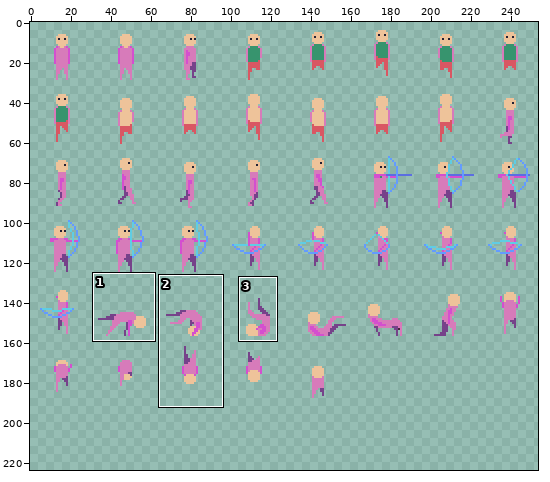
Sprite sheet: testgame/www/assets/spritesheets/pawn.png. The first picture is a wide view before the edit; the outline marks the close-up.
Close-up. The starting point:
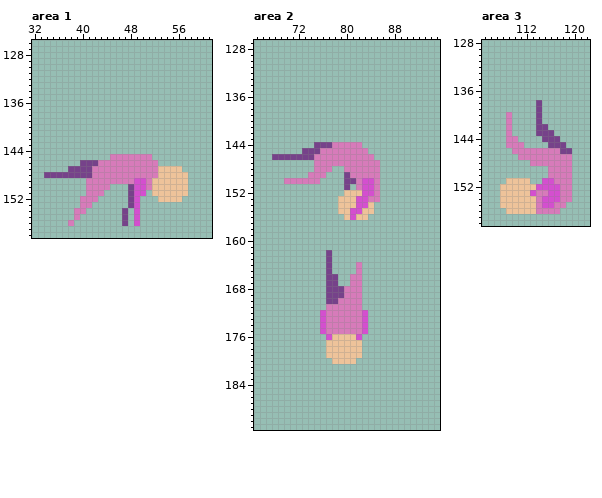
The file is 256x192 pixels. Shown: area 1: x 32..61, y 126..158; area 2: x 65..95, y 127..191; area 3: x 105..122, y 128..158. The old version is drawn lined up with the new one, on the new canvas. The wide view leaves out empty margins. The commit also changed other parts of the picture, which this record leaves out.
The result:
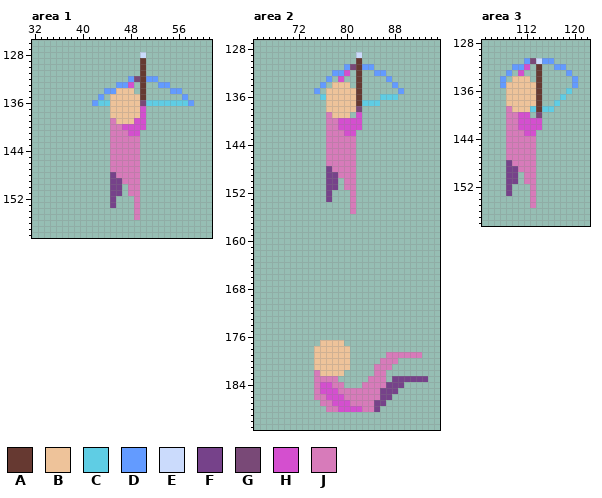
Palette (. is transparent): A #663931  B #eec39a  C #5fcde4  D #639bff  E #cbdbfc  F #76428a  G #794977  H #d44fcf  J #d77bba
Difference:
canvas 256x192 -> 256x224
Area 1:
y 128: x 50 . -> E
y 129..131: x 50 . -> A
y 132: x 48..52 ..... -> DGADD
y 133: x 46..48 ... -> DDH; x 50 . -> A; x 53..54 .. -> DD
y 134: x 44..48 ..... -> DDBBB; x 50 . -> A; x 55..56 .. -> DD
y 135: x 43 . -> D; x 45..50 ...... -> BBBBBA; x 57 . -> D
y 136: x 42..58 ................. -> DCCBBBBBGCCCCCCCD
y 137..138: x 45..50 ...... -> BBBBBH
y 139: x 45..50 ...... -> JBBBHH
y 140: x 45..50 ...... -> JJHHHH
y 141: x 45..49 ..... -> JJJHH
y 142..144: x 45..49 ..... -> JJJJJ
y 145: x 50..51 JJ -> ..
y 146: x 40..44 FFFJJ -> .....; x 50..52 JJJ -> ...
y 147: x 38..44 FFFFJJJ -> .......; x 50..56 JJJBBBB -> .......
y 148: x 34..45 FFFFFFFFJJJJ -> ...........F; x 50..57 JJJBBBBB -> ........
y 149: x 41..46 JJJJJJ -> ....FF; x 49..57 HHJBBBBBB -> J........
y 150: x 41..46 JJJJ.. -> ....FF; x 48..57 FHHJBBBBBB -> JJ........
y 151: x 41..43 JJJ -> ...; x 45..46 .. -> FF; x 48..50 FHH -> JJ.; x 52..57 BBBBBB -> ......
y 152: x 40..42 JJJ -> ...; x 45 . -> F; x 48..49 FH -> .J; x 53..56 BBBB -> ....
y 153: x 40..41 JJ -> ..; x 45 . -> F; x 48..49 FH -> .J
y 154: x 39..40 JJ -> ..; x 47 F -> .; x 49 H -> J
y 155: x 39 J -> .; x 47 F -> .; x 49 H -> J
y 156: x 38 J -> .; x 47 F -> .; x 49 H -> .
Area 2:
y 129: x 82 . -> E
y 130: x 82 . -> A
y 131: x 80..84 ..... -> DGADD
y 132: x 78..80 ... -> DDH; x 82 . -> A; x 85..86 .. -> DD
y 133: x 77 . -> D; x 79 . -> H; x 82 . -> A; x 87 . -> D
y 134: x 76 . -> D; x 78..80 ... -> BBB; x 82 . -> A; x 88 . -> D
y 135: x 75 . -> D; x 77..82 ...... -> BBBBBA; x 89 . -> D
y 136: x 76..82 ....... -> CBBBBBA; x 86..88 ... -> CCC
y 137: x 77..85 ......... -> BBBBBACCC
y 138: x 77..82 ...... -> BBBBBG
y 139: x 77..80 .... -> JBBB; x 82 . -> H
y 140..141: x 77..82 ...... -> JJHHHH
y 142: x 77..81 ..... -> JJJHH
y 143: x 77..81 ..... -> JJJJJ
y 144: x 75..77 FFF -> ..J; x 82 J -> .
y 145: x 73..76 FFFJ -> ....; x 82..83 JJ -> ..
y 146: x 68..76 FFFFFFFJJ -> .........; x 82..84 JJJ -> ...
y 147: x 75..76 JJ -> ..; x 82..85 JJJJ -> ....
y 148: x 75..79 JJJ.. -> ..FJJ; x 82..85 JJJJ -> ....
y 149: x 74..80 JJJ...F -> ...FFJJ; x 82..85 JJJJ -> ....
y 150: x 70..75 JJJJJJ -> ......; x 77..78 .. -> FF; x 80..85 FFJHHJ -> JJ....
y 151: x 77..78 .. -> FF; x 80..85 F.JHHJ -> JJ....
y 152: x 77 . -> F; x 80..85 BBBHHJ -> .J....
y 153: x 77 . -> F; x 79..85 BBBHHJJ -> ..J....
y 154: x 79..84 BBBHHB -> ..J...
y 155: x 79..84 BBHHBB -> ..J...
y 156: x 80..83 BHBB -> ....
y 162..163: x 77 F -> .
y 164..165: x 77 F -> .; x 82 J -> .
y 166..167: x 77..78 FF -> ..; x 81..82 JJ -> ..
y 168..169: x 77..82 FFFJJJ -> ......
y 170: x 77..82 FFJJJJ -> ......
y 171: x 77..82 JJJJJJ -> ......
y 172..175: x 76..83 HJJJJJJH -> ........
y 176: x 77..82 HBBBBH -> ......
y 177: x 76 . -> B; x 80..82 BBB -> ...
y 178: x 75..76 .. -> BB; x 81..82 BB -> ..
y 179: x 75..76 .. -> BB; x 81..82 BB -> ..; x 87..92 ...... -> JJJJJJ
y 180: x 75..77 ... -> BBB; x 81 B -> .; x 86..88 ... -> JJJ
y 181: x 75..80 ...... -> BBBBBB; x 85..87 ... -> JJJ
y 182: x 75..79 ..... -> JBBBB; x 85..86 .. -> JJ
y 183: x 75..78 .... -> JJJJ; x 84..86 ... -> JJJ; x 88..93 ...... -> FFFFFF
y 184: x 75..79 ..... -> JHHJJ; x 83..89 ....... -> JJJJFFF
y 185: x 75..88 .............. -> JHHHJJJJJJJFFF
y 186: x 75..87 ............. -> JJHHHJJJJJJFF
y 187: x 76..86 ........... -> JJHHHJJJJFF
y 188: x 77..85 ......... -> JJHHHHJJF
Area 3:
y 131: x 112..116 ..... -> DGEDD
y 132: x 110..112 ... -> DDH; x 114 . -> A; x 117..118 .. -> DD
y 133: x 109 . -> D; x 111 . -> H; x 114 . -> A; x 119 . -> D
y 134: x 108 . -> D; x 110..112 ... -> BBB; x 114 . -> A; x 120 . -> D
y 135: x 108..114 ....... -> DBBBBBA; x 120 . -> D
y 136: x 109..114 ...... -> BBBBBA; x 119 . -> C
y 137: x 109..114 ...... -> BBBBBA; x 118 . -> C
y 138: x 109..114 .....F -> BBBBBA; x 117 . -> C
y 139: x 109..116 .....F.. -> JBBBCACC
y 140: x 110..112 ... -> JHH; x 114 F -> G
y 141: x 110..114 ....F -> JHHHH
y 142: x 110..115 ....FF -> JHHHH.
y 143: x 110..116 ....FFF -> JJHH...
y 144: x 111..113 ... -> JJJ; x 115..117 FFF -> ...
y 145: x 112..113 .. -> JJ; x 116..118 FFF -> ...
y 146: x 109 . -> J; x 114..119 JJJJFF -> ......
y 147: x 109..110 .. -> JJ; x 114..119 JJJJJJ -> ......
y 148: x 109..112 .... -> FJJJ; x 114..119 JJJJJJ -> ......
y 149: x 109..113 ..... -> FFJJJ; x 116..119 JJJJ -> ....
y 150: x 109..110 .. -> FF; x 112..113 .. -> JJ; x 116..119 JJJJ -> ....
y 151: x 109..113 BBBB. -> FF.JJ; x 115..119 HHJJJ -> .....
y 152: x 108..119 BBBBBBHHHHJJ -> .F...J......
y 153: x 108..119 BBBBBHJJHHJJ -> .F...J......
y 154: x 108..119 BBBBBBJHHHJJ -> .....J......
y 155: x 108..118 BBBBBBJHHJJ -> .....J.....
y 156: x 109..117 BBBBBJJJJ -> .........
Boxes around the changes in both close-ups, in picture pixels (x1, y1, x2, y2):
changed: (44, 52, 194, 226)
changed: (272, 52, 404, 220)
changed: (314, 250, 428, 412)
changed: (500, 58, 578, 214)
